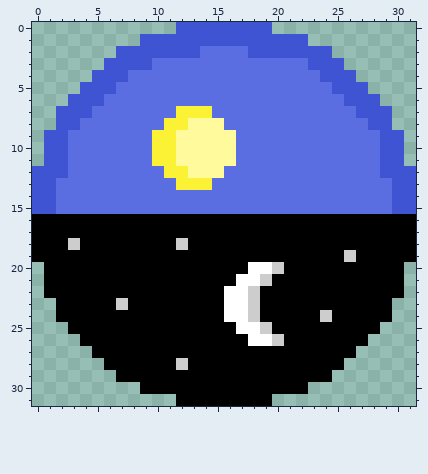
Two versions of one pixel-art sprite, MountPRG/MountPRG/Content/day_night.png. The picture above was drawn from the file before the commit.
The file is 32x32 pixels.
The same view after the edit:
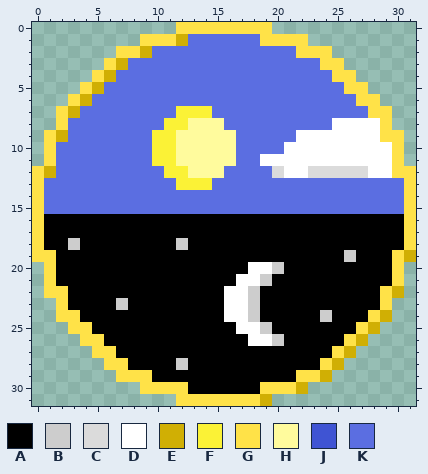
Palette (. is transparent): A #000000  B #cdcdcd  C #dbdbdb  D #ffffff  E #d0af04  F #fbf236  G #ffe248  H #fffb9d  J #3f54d3  K #5b6ee1
The edit:
@@ x 0..31 @@
- 0 ............JJJJJJJJ............
- 1 .........JJJJJJJJJJJJJJ.........
- 2 .......JJJJJJJKKKKJJJJJJJ.......
- 3 ......JJJJKKKKKKKKKKKKKJJJ......
- 4 .....JJJKKKKKKKKKKKKKKKKJJJ.....
- 5 ....JJJKKKKKKKKKKKKKKKKKKJJJ....
- 6 ...JJJKKKKKKKKKKKKKKKKKKKKJJJ...
- 7 ..JJJKKKKKKKFFFKKKKKKKKKKKKJJJ..
- 8 ..JJKKKKKKKFFHHHKKKKKKKKKKKKJJ..
- 9 .JJKKKKKKKFFHHHHHKKKKKKKKKKKKJJ.
-10 .JJKKKKKKKFFHHHHHKKKKKKKKKKKKJJ.
-11 .JJKKKKKKKFFHHHHHKKKKKKKKKKKKJJ.
-12 JJJKKKKKKKKFFHHHKKKKKKKKKKKKKJJJ
-13 JJKKKKKKKKKKFFFKKKKKKKKKKKKKKKJJ
-14 JJKKKKKKKKKKKKKKKKKKKKKKKKKKKKJJ
-15 JJKKKKKKKKKKKKKKKKKKKKKKKKKKKKJJ
-16 AAAAAAAAAAAAAAAAAAAAAAAAAAAAAAAA
-17 AAAAAAAAAAAAAAAAAAAAAAAAAAAAAAAA
-18 AAABAAAAAAAABAAAAAAAAAAAAAAAAAAA
-19 AAAAAAAAAAAAAAAAAAAAAAAAAABAAAAA
-20 .AAAAAAAAAAAAAAAAADDBAAAAAAAAAA.
-21 .AAAAAAAAAAAAAAAADDBAAAAAAAAAAA.
-22 .AAAAAAAAAAAAAAADDBAAAAAAAAAAAA.
-23 ..AAAAABAAAAAAAADDBAAAAAAAAAAA..
-24 ..AAAAAAAAAAAAAADDBAAAAABAAAAA..
-25 ...AAAAAAAAAAAAAADDBAAAAAAAAA...
-26 ....AAAAAAAAAAAAAADDBAAAAAAA....
-27 .....AAAAAAAAAAAAAAAAAAAAAA.....
-28 ......AAAAAABAAAAAAAAAAAAA......
-29 .......AAAAAAAAAAAAAAAAAA.......
-30 .........AAAAAAAAAAAAAA.........
-31 ............AAAAAAAA............
+ 0 ............GGGGGGGG............
+ 1 .........GGGEKKKKKKGGGG.........
+ 2 .......GGEKKKKKKKKKKKKGGG.......
+ 3 ......GEKKKKKKKKKKKKKKKKGG......
+ 4 .....GEKKKKKKKKKKKKKKKKKKGG.....
+ 5 ....GEKKKKKKKKKKKKKKKKKKKKGG....
+ 6 ...GEKKKKKKKKKKKKKKKKKKKKKKGG...
+ 7 ..GEKKKKKKKKFFFKKKKKKKKKKKKKGG..
+ 8 ..GKKKKKKKKFFHHHKKKKKKKKKDDDDG..
+ 9 .GEKKKKKKKFFHHHHHKKKKKDDDDDDDGG.
+10 .GKKKKKKKKFFHHHHHKKKKDDDDDDDDDG.
+11 .GKKKKKKKKFFHHHHHKKDDDDDDDDDDDG.
+12 GEKKKKKKKKKFFHHHKKKKCDDCCCCCDDGG
+13 GKKKKKKKKKKKFFFKKKKKKKKKKKKKKKKG
+14 GKKKKKKKKKKKKKKKKKKKKKKKKKKKKKKG
+15 GKKKKKKKKKKKKKKKKKKKKKKKKKKKKKKG
+16 GAAAAAAAAAAAAAAAAAAAAAAAAAAAAAAG
+17 GAAAAAAAAAAAAAAAAAAAAAAAAAAAAAAG
+18 GAABAAAAAAAABAAAAAAAAAAAAAAAAAAG
+19 GGAAAAAAAAAAAAAAAAAAAAAAAABAAAGE
+20 .GAAAAAAAAAAAAAAAADDBAAAAAAAAAG.
+21 .GAAAAAAAAAAAAAAADDBAAAAAAAAAAG.
+22 .GGAAAAAAAAAAAAADDBAAAAAAAAAAGE.
+23 ..GAAAABAAAAAAAADDBAAAAAAAAAAG..
+24 ..GGAAAAAAAAAAAADDBAAAAABAAAGE..
+25 ...GGAAAAAAAAAAAADDBAAAAAAAGE...
+26 ....GGAAAAAAAAAAAADDBAAAAAGE....
+27 .....GGAAAAAAAAAAAAAAAAAAGE.....
+28 ......GGAAAABAAAAAAAAAAAGE......
+29 .......GGGAAAAAAAAAAAAGGE.......
+30 .........GGGGAAAAAAGGGE.........
+31 ............GGGGGGGE............
